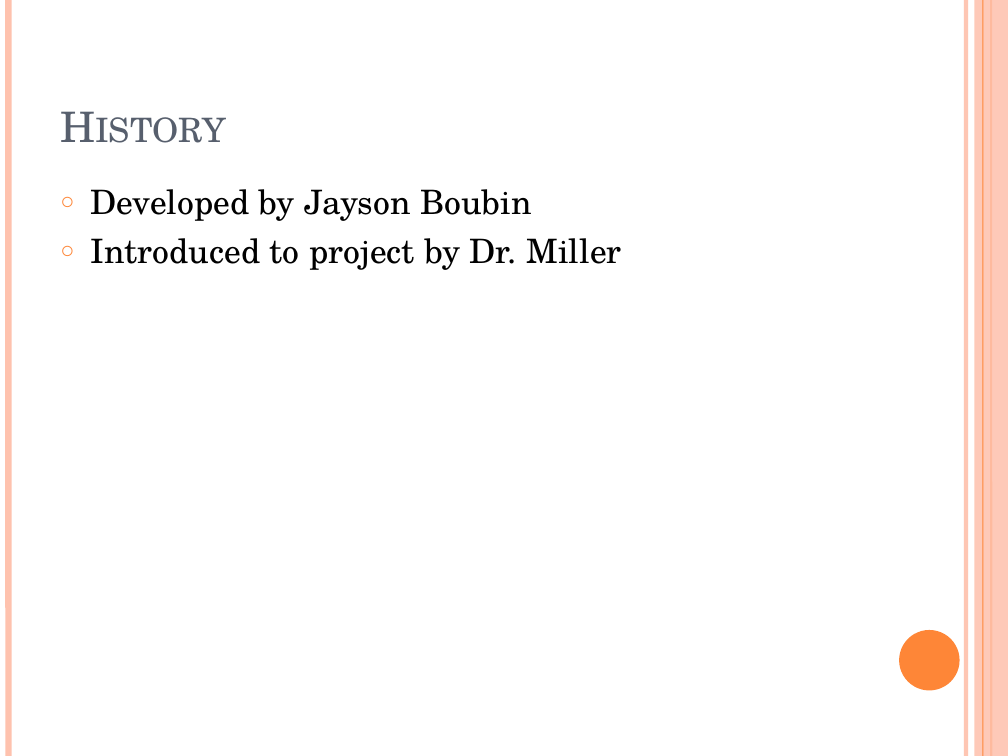
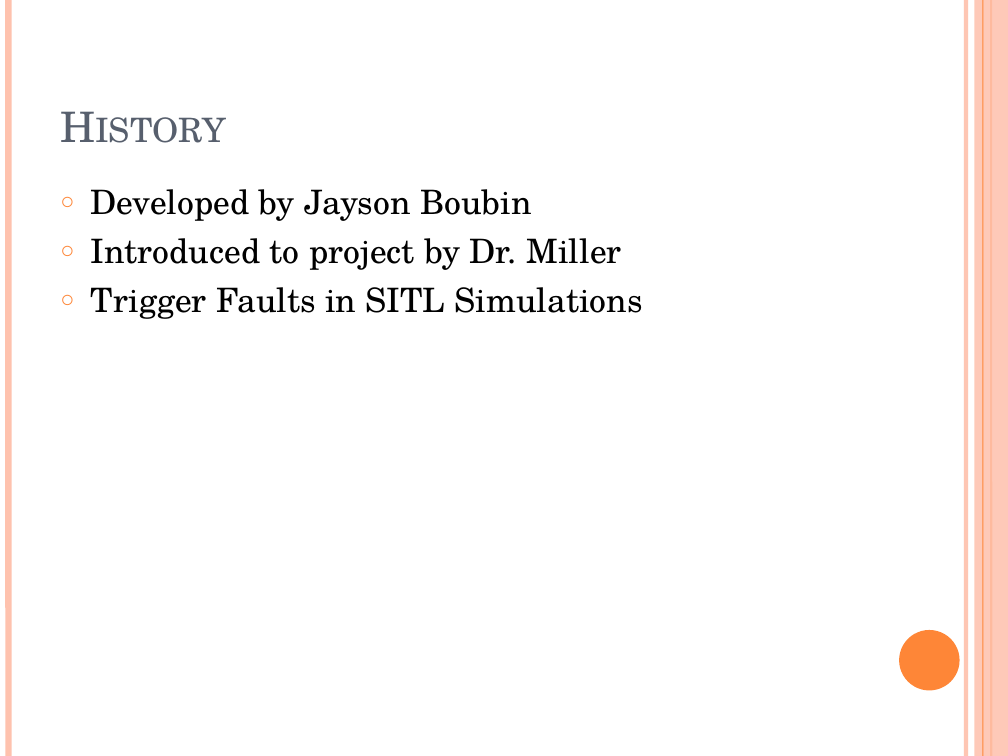
Before and after one commit to car-keys/Fault-Injector, a slide deck: slide 2 of FaultInjectorPresentation.pptx. Drawn at 1008x756 pixels with LibreOffice and Linux fonts; fonts in the diff are those of the drawing. Boxes give left, top, right and bottom in pixels: in the first picture for what was removed or moved away, otherwise in the second. Text is boxed around its words. In the diff, an @@ line names an element or a change of style, - is before the commit and + after.

```diff
--- a/FaultInjectorPresentation.pptx
+++ b/FaultInjectorPresentation.pptx
@@ text at bbox=[91, 287, 643, 319]: paragraph added @@
+○ Trigger Faults in SITL Simulations
```
Also in this commit, not shown: 2 other slides changed, 3 other files.
